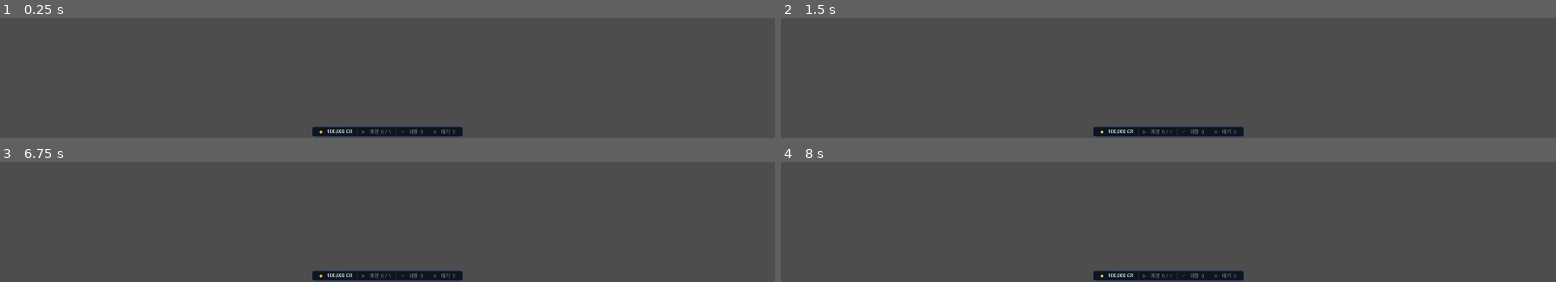
Above: before the commit, frames 1-4 (two rows, left to right).
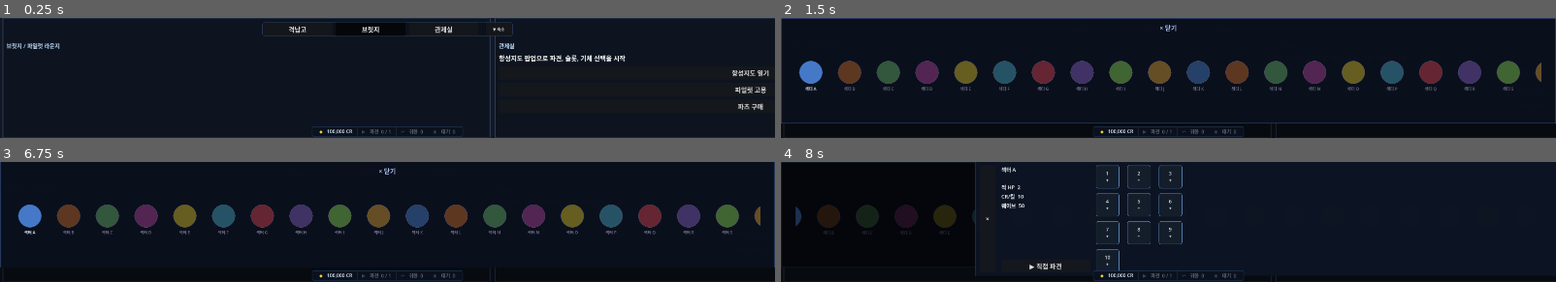
Above: after the commit, the same moments.

Repository: havergooday/dockclicker
Game: Godot game, scene res://scenes/main/main.tscn
Two runs of this game, one before a commit and one after it. Both use one fixed random seed, a clock stepped at 60 frames per second and the inputs below.
Inputs (mouse positions are in pixels of both pictures, inside the frame that each line leads up to):
- Up to frame 1 (0.25 s): no input
- Up to frame 2 (1.5 s): click (1532, 73) at 0.5 s, where only the run after the commit has a clickable "항성지도 열기"; click (1532, 90) at 1.25 s, where only the run after the commit has a clickable "파일럿 고용"
- Up to frame 3 (6.75 s): click (751, 250) at 2 s, where only the run after the commit has a clickable "파츠 구매"; click (294, 172) at 2.75 s, where only the run after the commit has a clickable "격납고"; click (372, 172) at 3.5 s, where only the run after the commit has a clickable "브릿지"; click (441, 172) at 4.25 s, where only the run after the commit has a clickable "관제실"; click (496, 172) at 5 s, where only the run after the commit has a clickable "▼ 숙소"; click (387, 171) at 5.75 s, where only the run after the commit has a clickable "× 닫기"; click (751, 217) at 6.5 s, where only the run after the commit has a clickable "항성지도 열기"
- Up to frame 4 (8 s): click (812, 220) at 7.27 s

The runs differ from the first frame. In frame 1, 98% of the frame differs, in the area x 0-100%, y 0-100%; in frame 2, 98%; in frame 3, 98%; in frame 4, 98%.
Error before the commit: Parse Error: Cannot infer the type of "delta" variable because the value doesn't have a set type. (res://scripts/ui/ship_canvas.gd:445)

Commit message:
fix: ship_canvas delta 타입 추론 에러 수정

Diff:
--- a/scripts/ui/ship_canvas.gd
+++ b/scripts/ui/ship_canvas.gd
@@ -442,7 +442,7 @@
 
 	elif event is InputEventMouseMotion and _dragging:
 		_drag_current_pos = event.position
-		var delta := event.position - _drag_anchor
+		var delta: Vector2 = (event as InputEventMouseMotion).position - _drag_anchor
 
 		if _drag_axis == "":
 			if abs(delta.x) >= AXIS_LOCK_PX:
